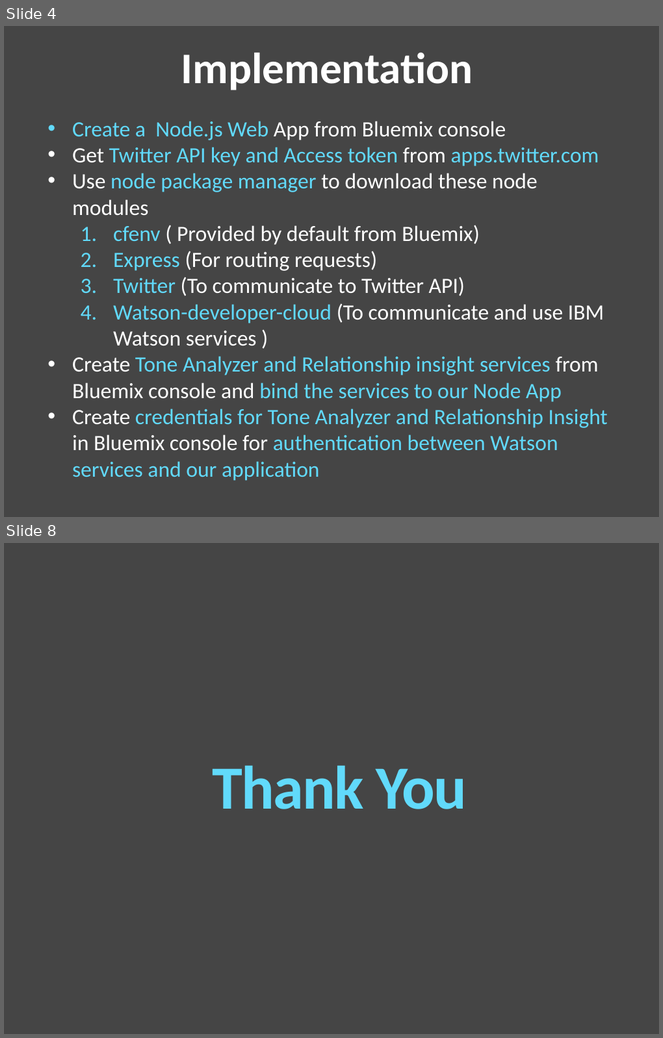
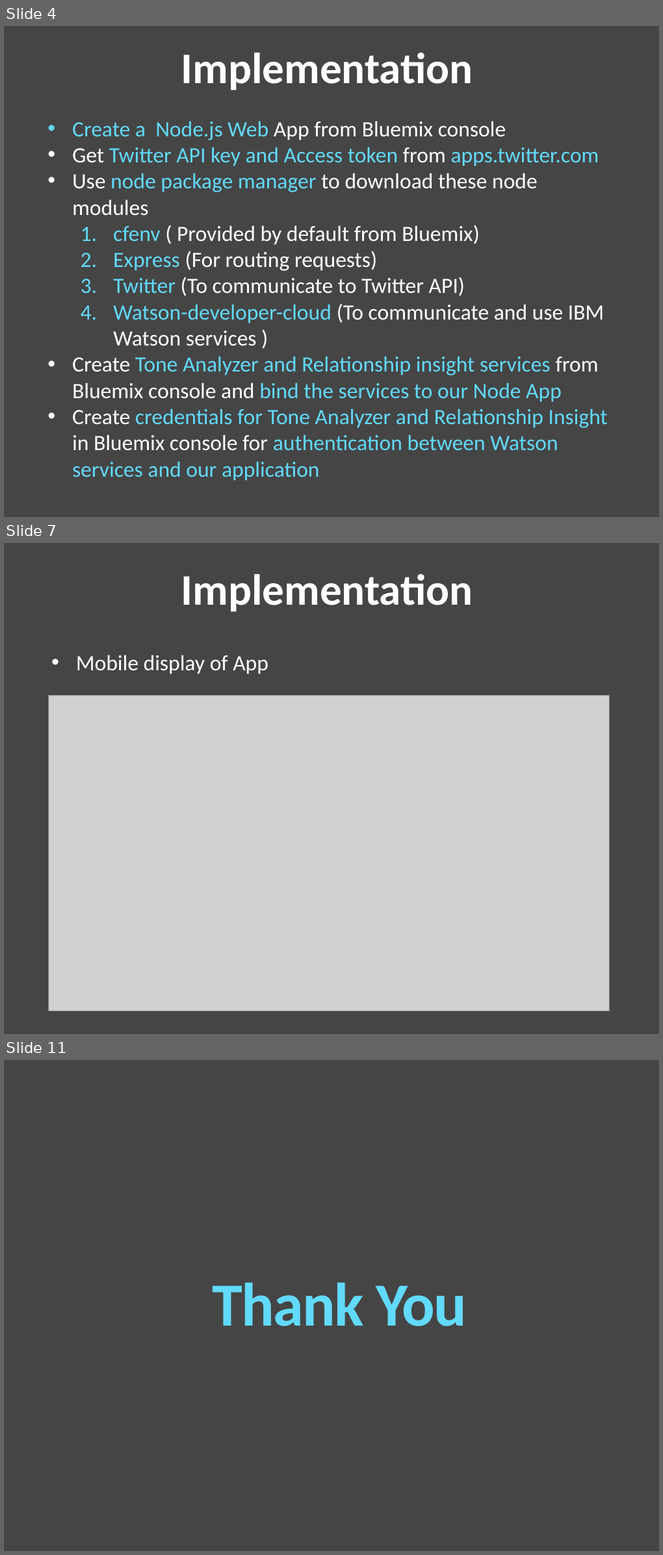
Before and after one commit to LadwaAditya/TwiTone, a slide deck: Presentation.pptx. Shown one above the other, each under a label of ours: slides 4 and 8 before the commit, slides 4, 7 and 11 after it; the slides between them are not shown. The pictures are 663x1038 and 663x1555 pixels, drawn with LibreOffice and Linux fonts; fonts in the diff are those of the drawing; grey boxes stand for pictures. Boxes give left, top, right and bottom in pixels: in the first picture for what was removed or moved away, otherwise in the second. Text is boxed around its words. In the diff, an @@ line names an element or a change of style, - is before the commit and + after.

```diff
--- a/Presentation.pptx
+++ b/Presentation.pptx
@@ slide 7 added at [4, 543, 659, 1034], background #454545 @@
@@ text added at [181, 574, 473, 612], 48 pt, text #FFFFFF, bold @@
+Implementation
@@ text added at [76, 655, 269, 674], 24 pt, text #FFFFFF @@
+• Mobile display of App
@@ picture added at [49, 696, 610, 1012] @@
@@ what was slide 8 is now slide 11 @@
```
Also in this commit, not shown: 1 slide changed, 4 other slides added, 2 slides removed.
